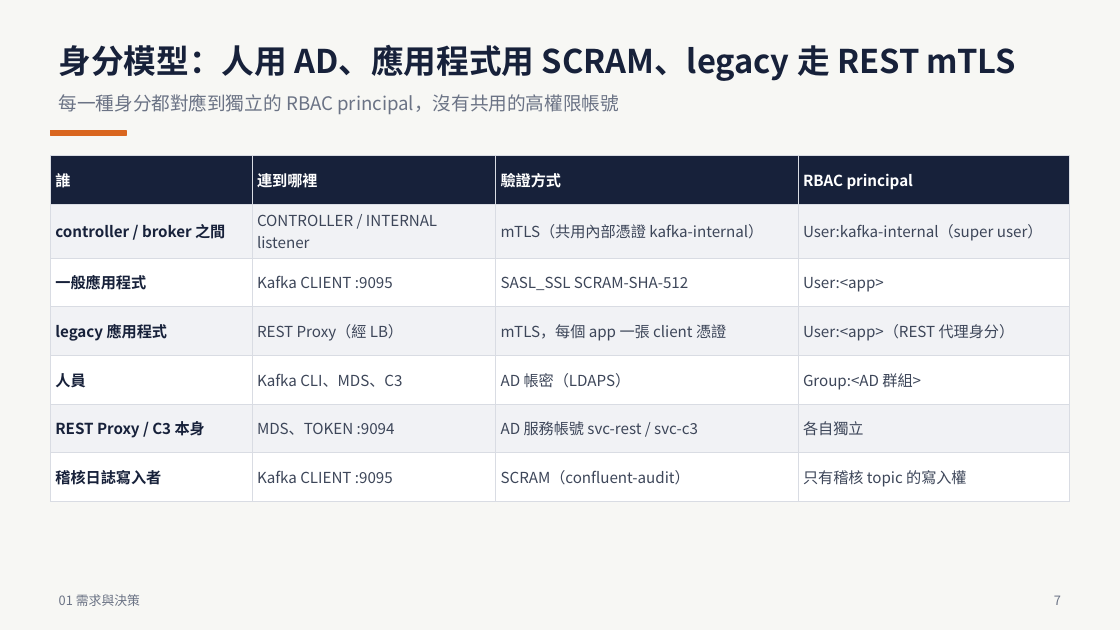
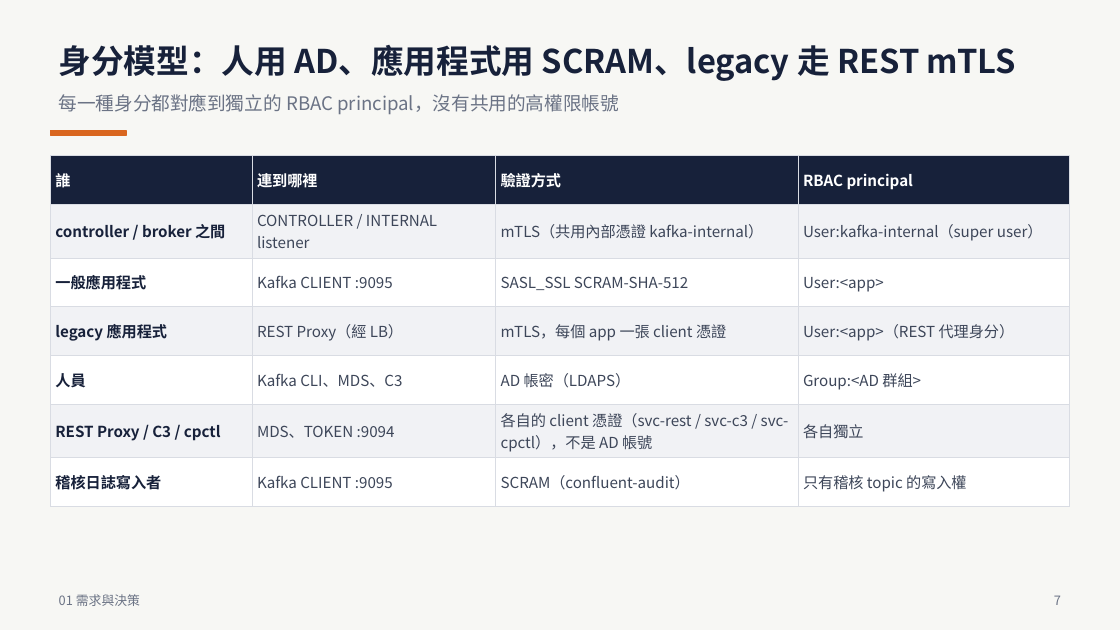
Before and after one commit to zxc81906119/kafka_install_ops, a slide deck: slide 7 of docs/Confluent-離線安裝PoC-全流程.pptx. Drawn at 1120x630 pixels with LibreOffice and Linux fonts; fonts in the diff are those of the drawing. Boxes give left, top, right and bottom in pixels: in the first picture for what was removed or moved away, otherwise in the second. Text is boxed around its words. In the diff, an @@ line names an element or a change of style, - is before the commit and + after.

```diff
--- a/docs/Confluent-離線安裝PoC-全流程.pptx
+++ b/docs/Confluent-離線安裝PoC-全流程.pptx
@@ table at [50,155,1070,496] @@
-row 6, column 1: REST Proxy / C3 本身
+row 6, column 1: REST Proxy / C3 / cpctl
-row 6, column 3: AD 服務帳號 svc-rest / svc-c3
+row 6, column 3: 各自的 client 憑證（svc-rest / svc-c3 / svc-cpctl），不是 AD 帳號
```
Also in this commit, not shown: 8 other slides changed, 36 other files.
